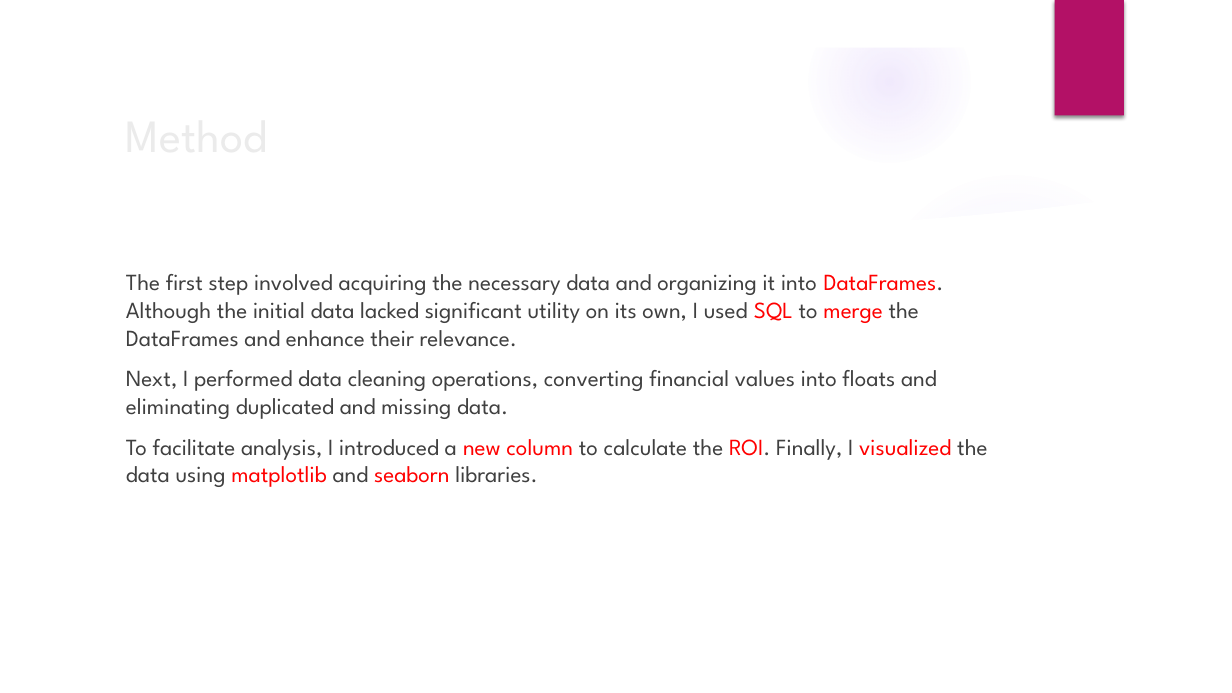
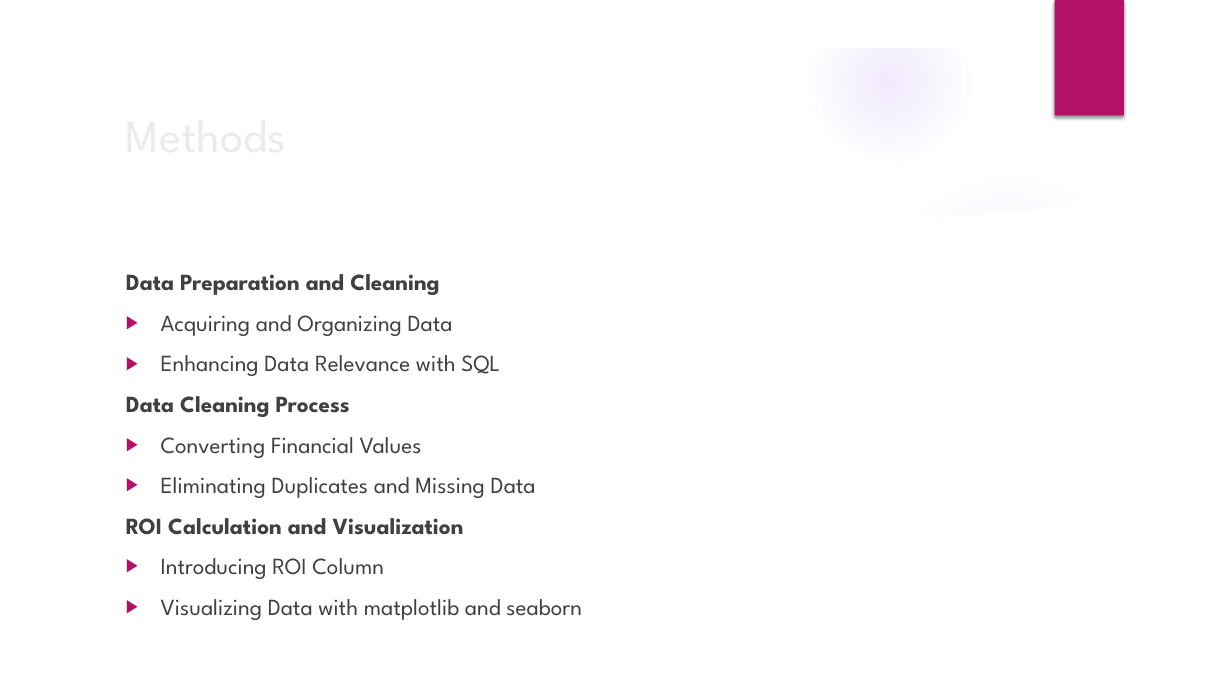
Before and after one commit to EngCS254/dsc-phase-1-project, a slide deck: slide 4 of MICROSOFT MOVIE STUDIO PPT.pptx (slide 5 before the commit). Drawn at 1232x693 pixels with LibreOffice and Linux fonts; fonts in the diff are those of the drawing; background and template pictures are left out. Boxes give left, top, right and bottom in pixels: in the first picture for what was removed or moved away, otherwise in the second. Text is boxed around its words. In the diff, an @@ line names an element or a change of style, - is before the commit and + after.

```diff
--- a/MICROSOFT MOVIE STUDIO PPT.pptx
+++ b/MICROSOFT MOVIE STUDIO PPT.pptx
@@ title at (116, 98, 1002, 169): text changed @@
-Method
+Methods
@@ text at (126, 274, 581, 620): text changed @@
-The first step involved acquiring the necessary data and organizing it into DataFrames. Although the initial data lacked significant utility on its own, I used SQL to merge the DataFrames and enhance their relevance.
-Next, I performed data cleaning operations, converting financial values into floats and eliminating duplicated and missing data.
-To facilitate analysis, I introduced a new column to calculate the ROI. Finally, I visualized the data using matplotlib and seaborn libraries.
+Data Preparation and Cleaning
+▶ Acquiring and Organizing Data
+▶ Enhancing Data Relevance with SQL
+Data Cleaning Process
+▶ Converting Financial Values
+▶ Eliminating Duplicates and Missing Data
+ROI Calculation and Visualization
+▶ Introducing ROI Column
+▶ Visualizing Data with matplotlib and seaborn
```
Also in this commit, not shown: 5 other slides changed, 3 other files.
